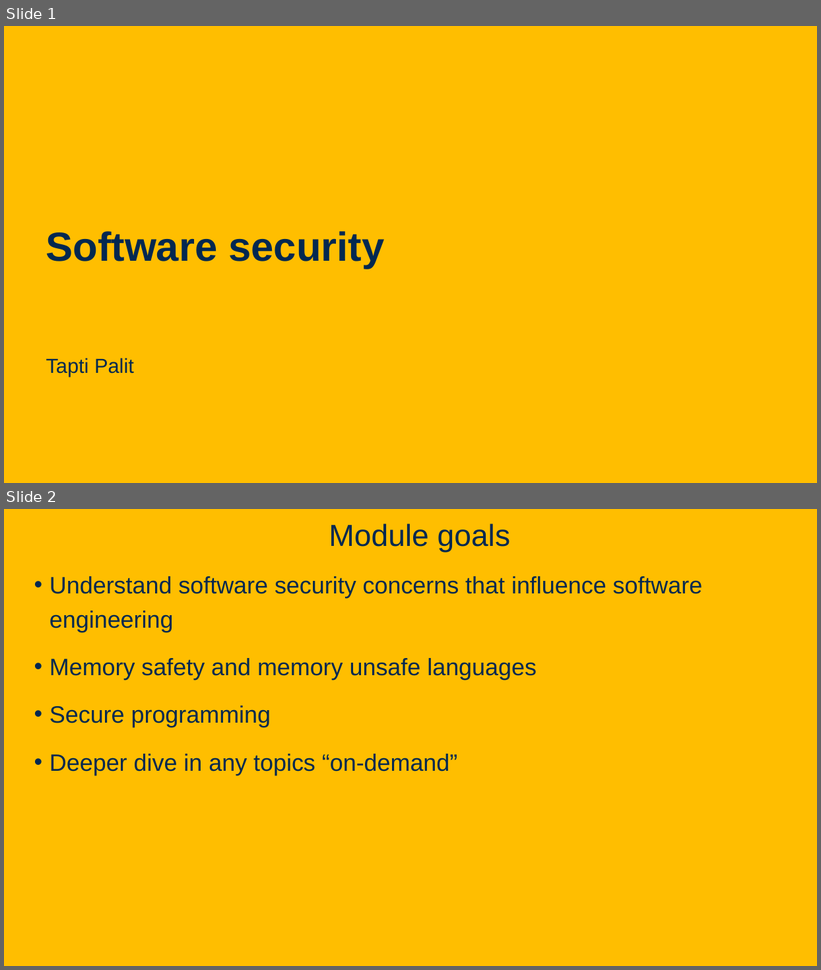
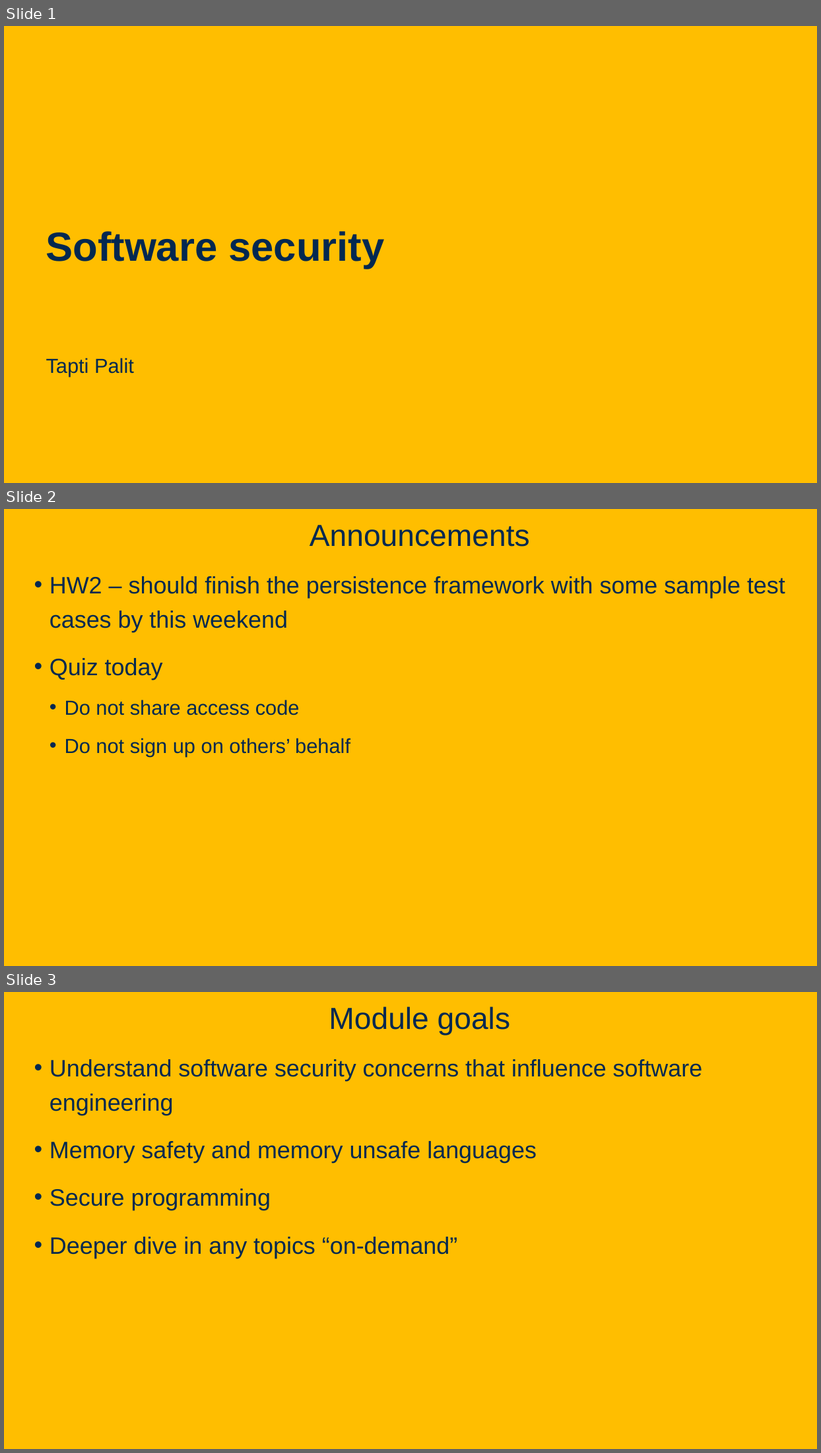
Before and after one commit to davsec-teaching/ecs160-f25, a slide deck: slides/9_software_security.pptx. Shown one above the other, each under a label of ours: slides 1 and 2 before the commit, slides 1, 2 and 3 after it. The pictures are 821x970 and 821x1453 pixels, drawn with LibreOffice and Linux fonts; fonts in the diff are those of the drawing; background and template pictures are left out. Boxes give left, top, right and bottom in pixels: in the first picture for what was removed or moved away, otherwise in the second. Text is boxed around its words. In the diff, an @@ line names an element or a change of style, - is before the commit and + after.

```diff
--- a/slides/9_software_security.pptx
+++ b/slides/9_software_security.pptx
@@ slide 2 added at (4,509,817,966), background picture (left out) @@
@@ title added at (310,525,530,547), 36 pt, text #022850 @@
+Announcements
@@ text added at (50,576,785,757), 28 pt, text #022850 @@
+• HW2 – should finish the persistence framework with some sample test cases by this weekend
+• Quiz today
+  • Do not share access code
+  • Do not sign up on others’ behalf
@@ what was slide 2 is now slide 3 @@
```
Also in this commit, not shown: 1 slide changed, 1 other slide added, 2 other files.
